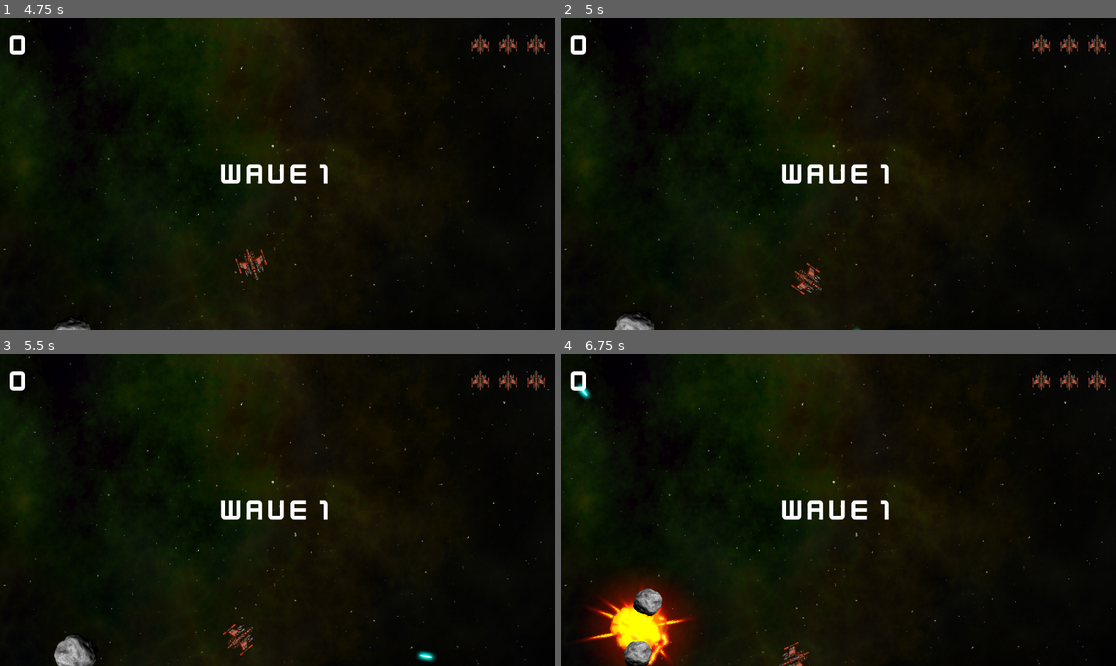
Above: before the commit, frames 1-4 (two rows, left to right).
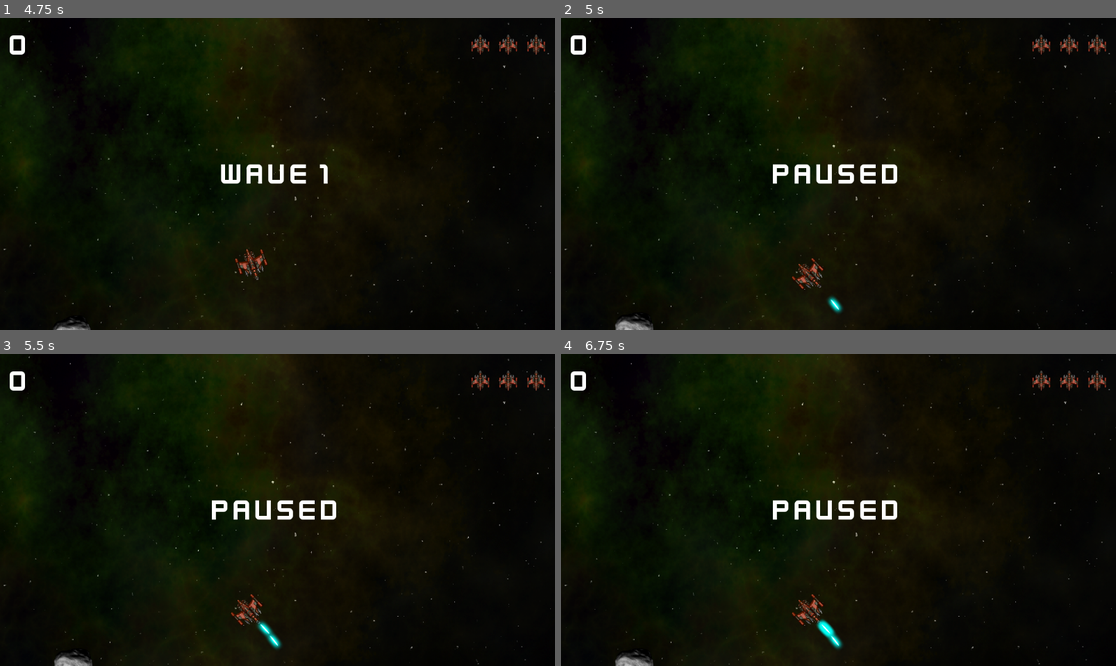
Above: after the commit, the same moments.

Repository: viiiincent/study-spacerocks
Game: Godot game, scene res://main.tscn
The game is run twice, just before and just after one commit, with the same random seed, the same clock (stepped at 60 frames per second) and the same inputs.
Inputs (mouse positions are in pixels of both pictures, inside the frame that each line leads up to):
- Up to frame 1 (4.75 s): click (277, 214) at 0.5 s; tap Enter at 1.25 s; hold D (rotate_right) 1.28-2.03 s; hold Space (shoot) 1.28-2.03 s; hold A (rotate_left) 2.03-2.78 s; tap Space (shoot) at 2.1, 3.6 s; hold D (rotate_right) 2.78-3.53 s; hold Space (shoot) 2.78-3.53 s; hold Up (thrust) 3.53-4.28 s; hold A (rotate_left) from 4.28 s (still down); hold Space (shoot) from 4.28 s (still down)
- Up to frame 2 (5 s): keep holding A (rotate_left); keep holding Space (shoot); tap P (pause, bound only after the commit) at 4.9 s
- Up to frame 3 (5.5 s): keep holding A (rotate_left); release Space (shoot) at 5.03 s; tap Space (shoot) at 5.1 s
- Up to frame 4 (6.75 s): hold Space (shoot) 5.78-6.53 s; release A (rotate_left) at 6.53 s; hold D (rotate_right) from 6.53 s (still down); tap Space (shoot) at 6.6 s

Frame 1 is identical in both runs. In frame 2, 1.4% of the frame differs, in the area x 9-61%, y 46-100%; in frame 3, 2.0%; in frame 4, 6.1%, in the area x 2-61%, y 9-100%.

Commit message:
Add pause game

Diff:
--- a/main.gd
+++ b/main.gd
@@ -65,3 +65,17 @@
 		var newpos = pos + dir * radius
 		var newvel = dir * vel.length() * 1.1
 		spawn_rock(size-1, newpos, newvel)
+
+
+func _input(event):
+	if event.is_action_pressed("pause"):
+		if not playing:
+			return
+		get_tree().paused = not get_tree().paused
+		var message = $HUD/VBoxContainer/Message
+		if get_tree().paused:
+			message.text = "Paused"
+			message.show()
+		else:
+			message.text = ""
+			message.hide()
--- a/main.tscn
+++ b/main.tscn
@@ -13,6 +13,7 @@
 point_count = 5
 
 [node name="Main" type="Node"]
+process_mode = 3
 script = ExtResource("1_jpxn4")
 RockScene = ExtResource("2_qayl1")
 
--- a/project.godot
+++ b/project.godot
@@ -40,6 +40,11 @@
 "events": [Object(InputEventKey,"resource_local_to_scene":false,"resource_name":"","device":-1,"window_id":0,"alt_pressed":false,"shift_pressed":false,"ctrl_pressed":false,"meta_pressed":false,"pressed":false,"keycode":0,"physical_keycode":32,"key_label":0,"unicode":32,"echo":false,"script":null)
 ]
 }
+pause={
+"deadzone": 0.5,
+"events": [Object(InputEventKey,"resource_local_to_scene":false,"resource_name":"","device":-1,"window_id":0,"alt_pressed":false,"shift_pressed":false,"ctrl_pressed":false,"meta_pressed":false,"pressed":false,"keycode":0,"physical_keycode":80,"key_label":0,"unicode":112,"echo":false,"script":null)
+]
+}
 
 [physics]
 
